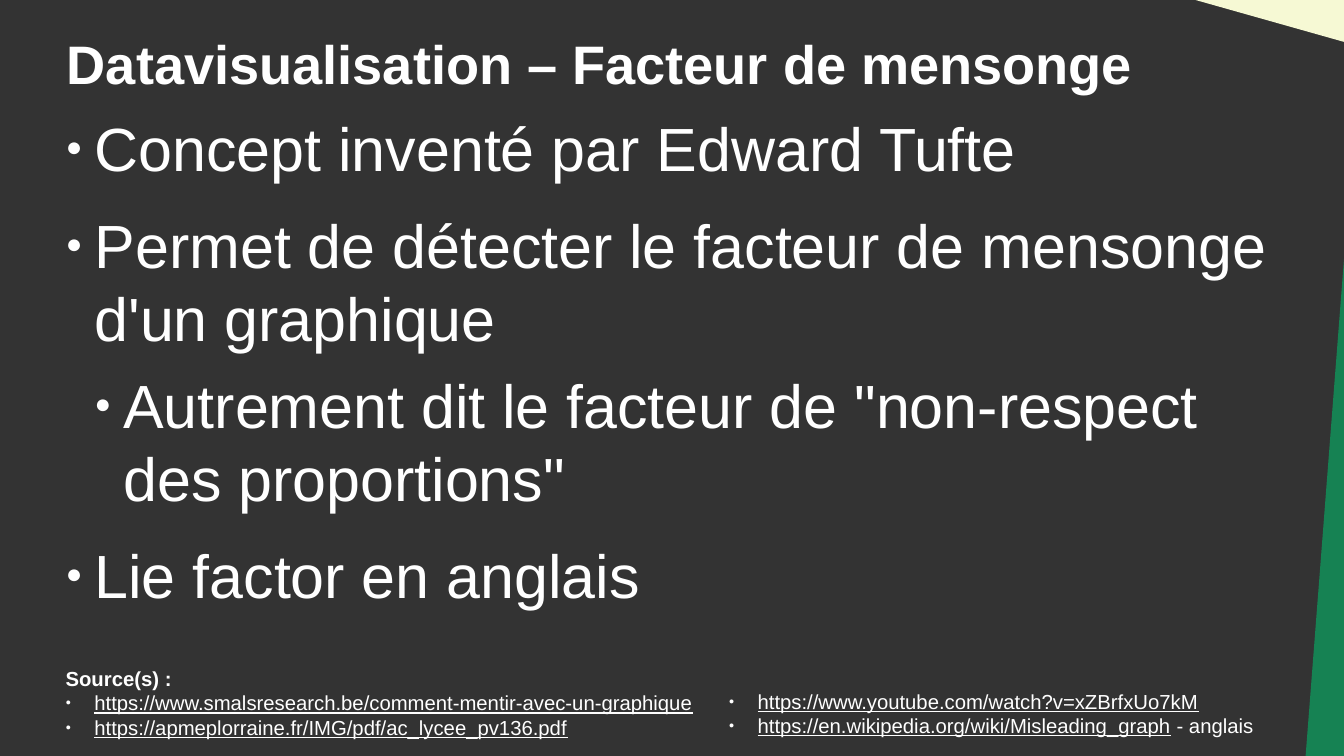
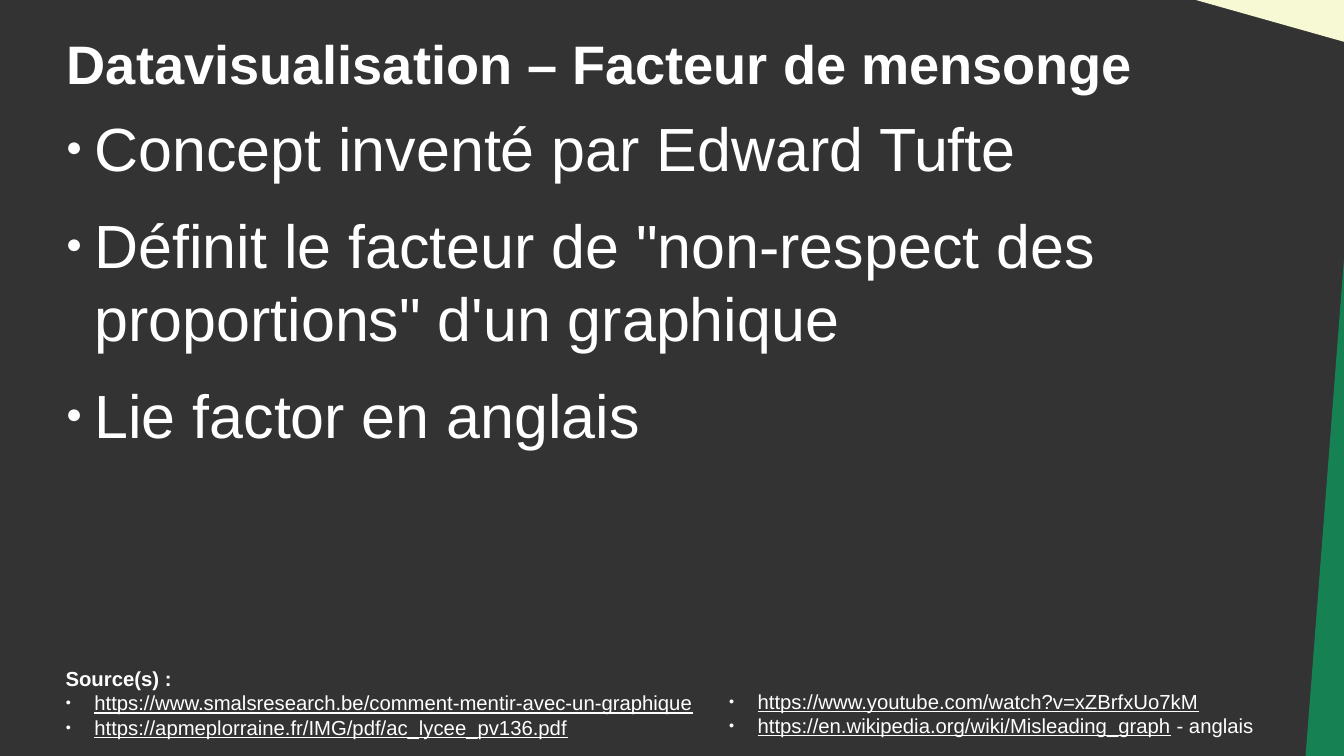
Before and after one commit to DanYellow/cours, a slide deck: slide 21 of data-journalisme-s4/travaux-pratiques/numero-4/presentation.odp. Drawn at 1344x756 pixels with LibreOffice and Linux fonts; fonts in the diff are those of the drawing. Boxes give left, top, right and bottom in pixels: in the first picture for what was removed or moved away, otherwise in the second. Text is boxed around its words. In the diff, an @@ line names an element or a change of style, - is before the commit and + after.

```diff
--- a/data-journalisme-s4/travaux-pratiques/numero-4/presentation.odp
+++ b/data-journalisme-s4/travaux-pratiques/numero-4/presentation.odp
@@ text at (x1=95, y1=223, x2=1094, y2=352): text changed @@
-● Permet de détecter le facteur de mensonge d'un graphique
-  ● Autrement dit le facteur de "non-respect des proportions"
+● Définit le facteur de "non-respect des proportions" d'un graphique
```
Also in this commit, not shown: 3 other slides changed, 26 other files.
